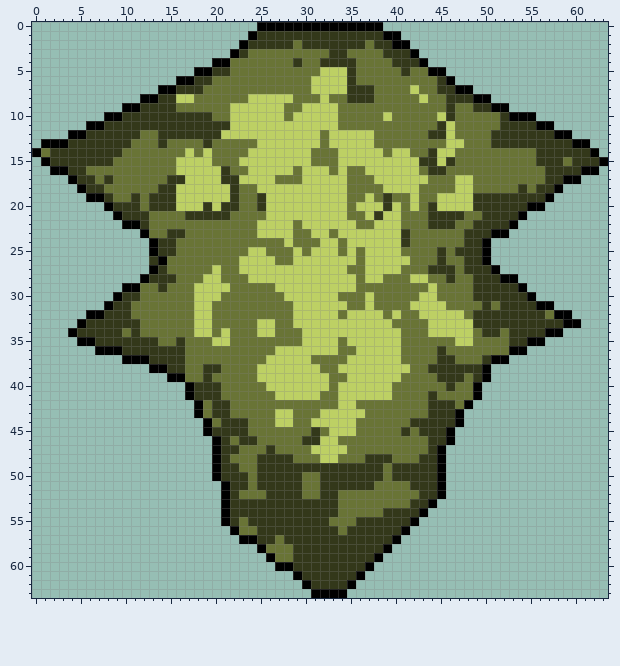
Pixel-art sprite: resources/animal_parts/body3.png. That is the earlier state.
The file is 64x64 pixels. Colours within 5 levels of each other are drawn and written as one.
And afterwards:
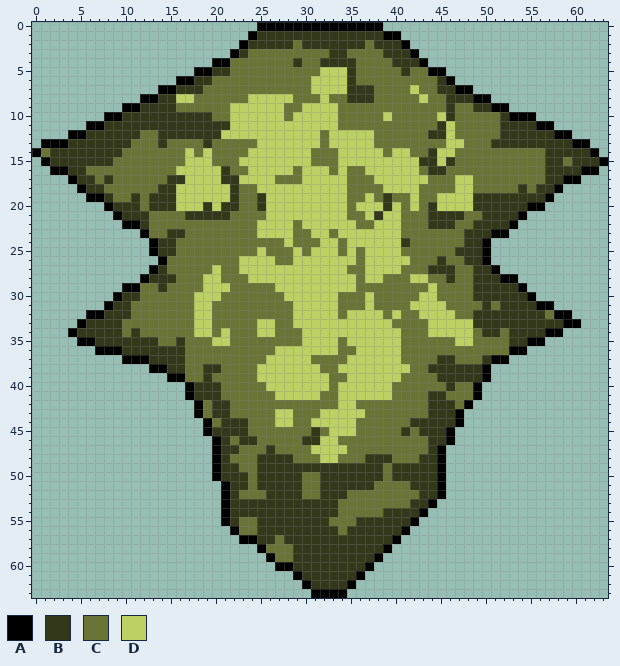
Palette (. is transparent): A #000000  B #33381a  C #697436  D #bdd064
The edit:
The author changed colour A to colour B in row 2 at x 40.
The author changed colour C to colour B in row 39 at x 48; in row 41 at x 45; in row 52 at x 34.
The author changed colour B to colour C in row 12 at x 51; in rows 14 to 15 at x 56; in row 23 at x 41; in row 25 at x 45; in row 27 at x 48; in row 33 at x 10 to 11.
The author changed colour B to colour C in row 36 at x 45; in row 55 at x 24.
The author changed colour D to colour C in row 15 at x 16; in row 25 at x 24; in row 29 at x 18; in row 31 at x 34; in row 32 at x 47.
The author cleared colour B in row 26 at x 13.
